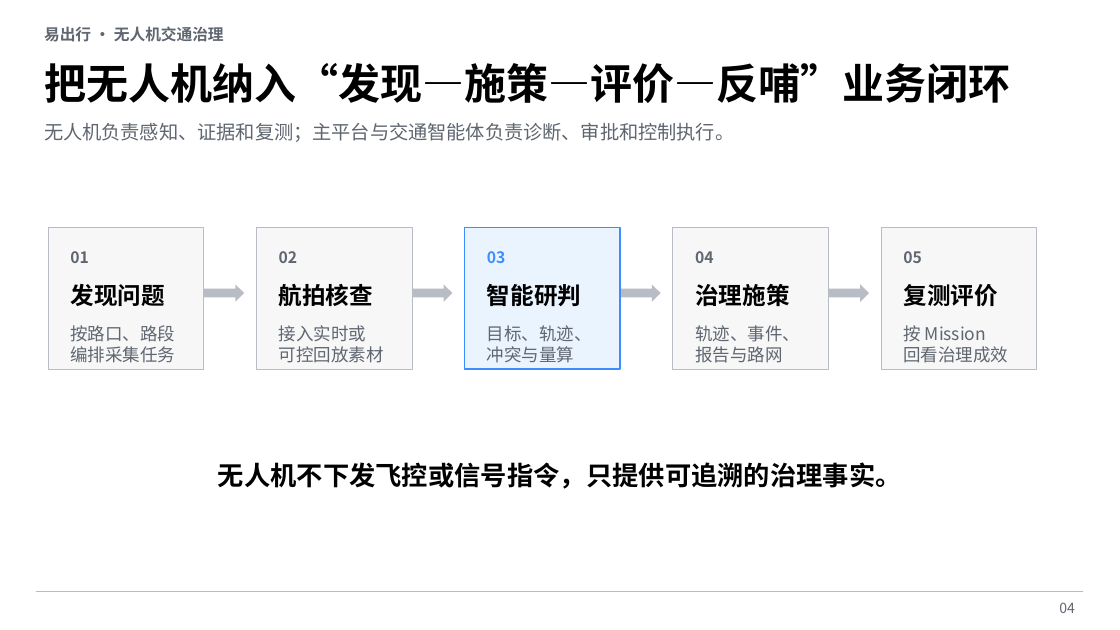
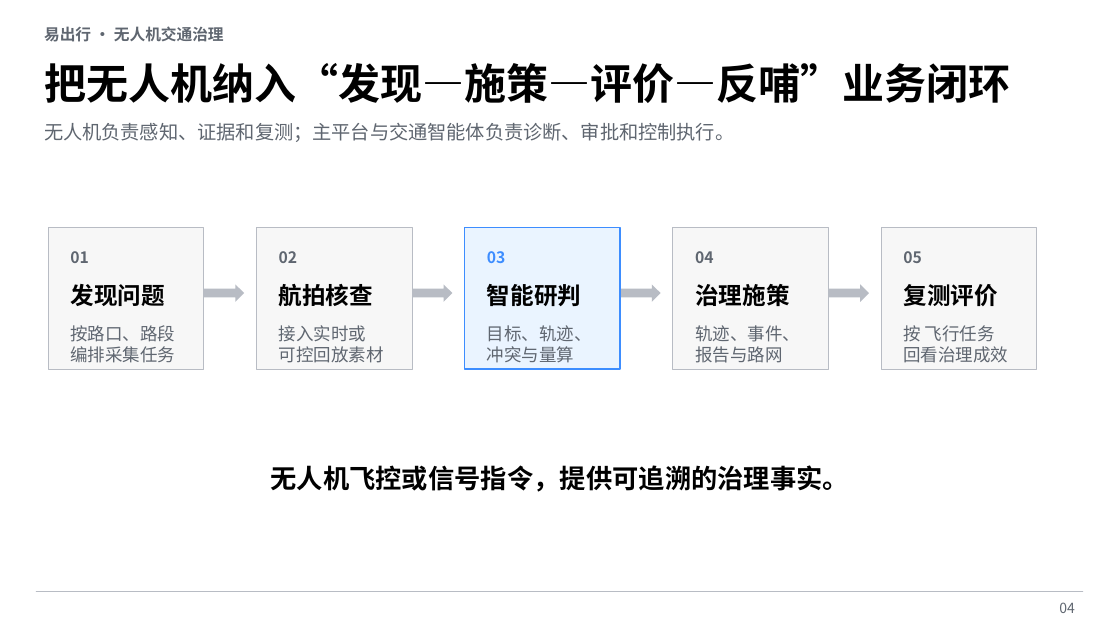
Before and after one commit to fjwangzy/TrafficAnalyzer, a slide deck: slide 3 of docs/generated/易出行无人机交通治理业务成效与试点汇报.pptx (slide 4 before the commit). Drawn at 1120x630 pixels with LibreOffice and Linux fonts; fonts in the diff are those of the drawing; background and template pictures are left out. Boxes give left, top, right and bottom in pixels: in the first picture for what was removed or moved away, otherwise in the second. Text is boxed around its words. In the diff, an @@ line names an element or a change of style, - is before the commit and + after.

```diff
--- a/docs/generated/易出行无人机交通治理业务成效与试点汇报.pptx
+++ b/docs/generated/易出行无人机交通治理业务成效与试点汇报.pptx
@@ text at box(903, 325, 995, 342): text changed @@
-按 Mission
+按 飞行任务
@@ text at box(270, 465, 849, 492): text changed @@
-无人机不下发飞控或信号指令，只提供可追溯的治理事实。
+无人机飞控或信号指令，提供可追溯的治理事实。
```
Also in this commit, not shown: 7 other slides changed, 2 slides added, 2 slides removed, 45 other files.
